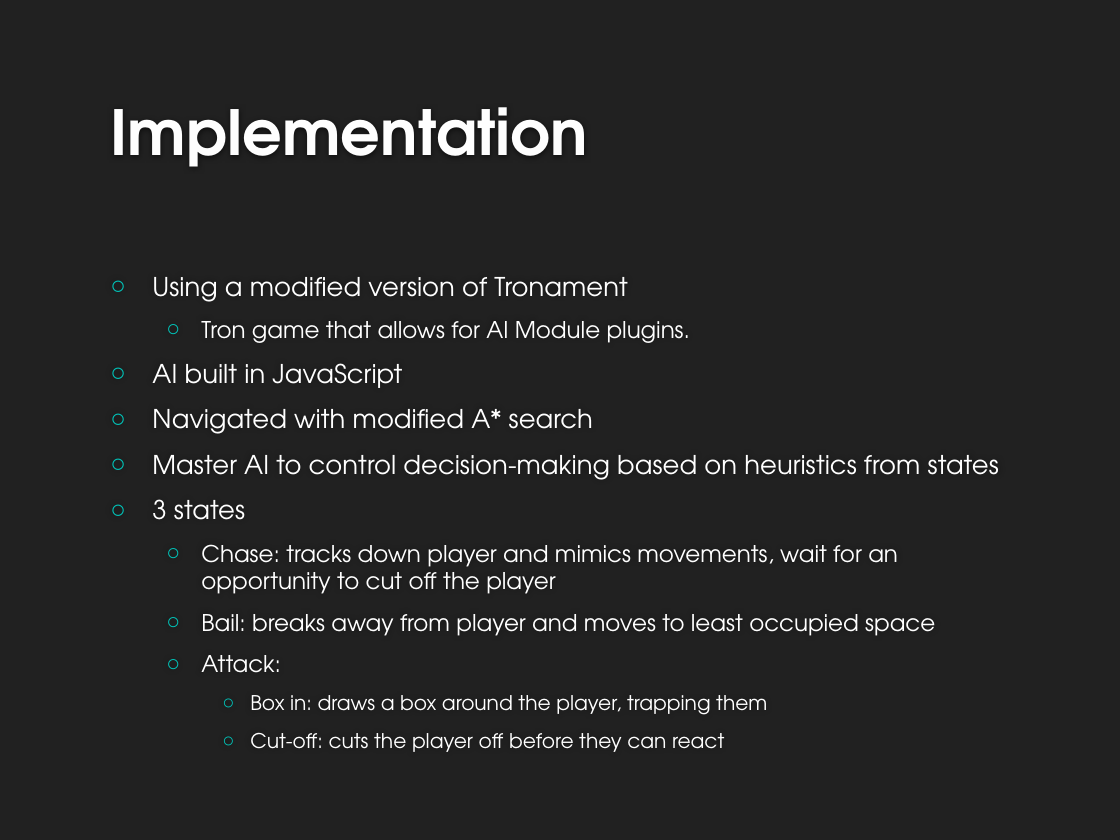
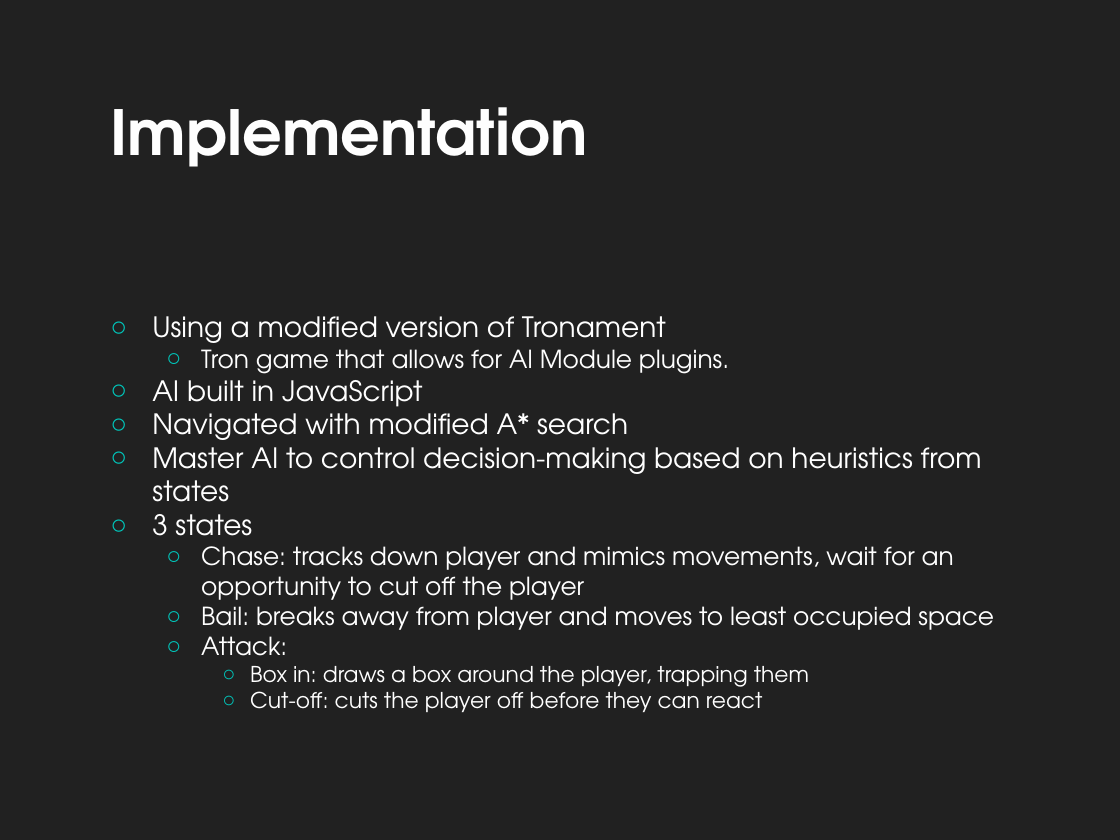
Before and after one commit to UWWAIProject/TronAI, a slide deck: slide 6 of Hammerhead Tron AI.pptx. Drawn at 1120x840 pixels with LibreOffice and Linux fonts; fonts in the diff are those of the drawing; background and template pictures are left out. Boxes give left, top, right and bottom in pixels: in the first picture for what was removed or moved away, otherwise in the second. Text is boxed around its words. In the diff, an @@ line names an element or a change of style, - is before the commit and + after.

```diff
--- a/Hammerhead Tron AI.pptx
+++ b/Hammerhead Tron AI.pptx
@@ text "Using a modified version of ..." at (152,316,994,712): size 16.6 to 18 pt in "Using a modified version of Tronament", "AI built in JavaScript", "Navigated with modified A* search", "Master AI to control decision-making based on ..." and 1 more places; size 14.8 to 16 pt in "Tron game that allows for AI Module ...", "Chase: tracks down player and mimics movements, ...", "Bail: breaks away from player and moves ...", "Attack:"; size 12.9 to 14 pt in "Box in: draws a box around the ...", "Cut-off: cuts the player off before they ..."; indent changed; less space between paragraphs @@
```
Also in this commit, not shown: 10 other slides changed.
